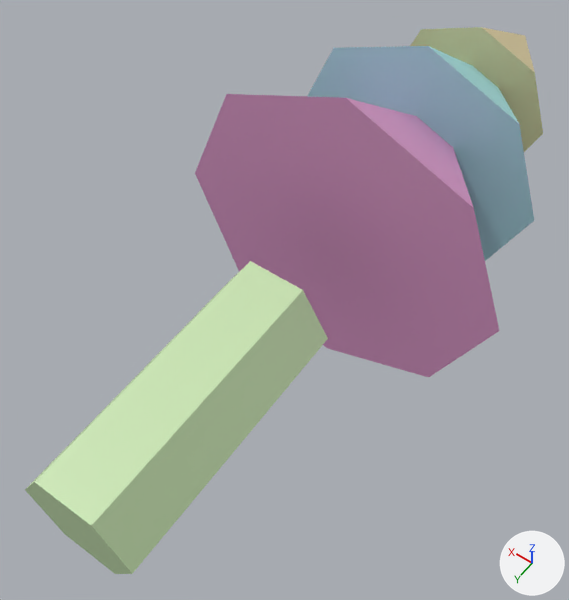
Two versions of the glTF model public/studio/v2.15.0/d_tree/model.glb, one commit apart.
One viewpoint serves both versions: a camera (50 mm lens) standing at (-1.62, 1.4, 3.58) and looking at (0.14, -1.07, -0.3). Lighting does not change. The marker at lower right points along +X, +Y and +Z. The older version comes first. Where no turn or scale is listed for an object, it has been applied to the vertices.

Names of what the first picture shows: 'part0', 'part1', 'part2', 'part3'.
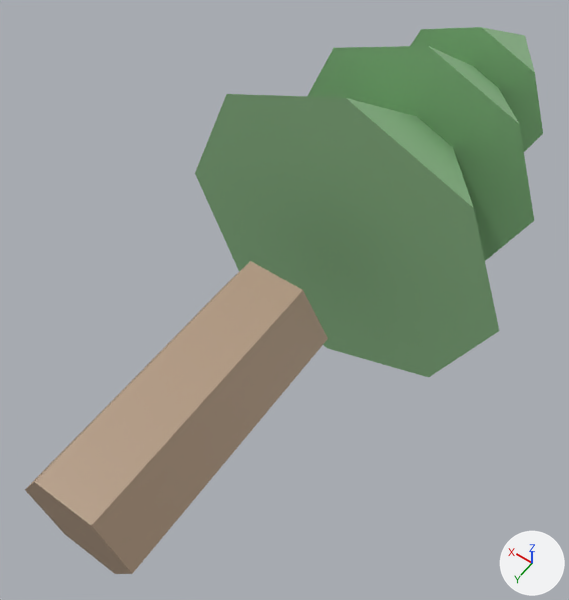
Boxes (x1, y1, x2, y2) around the edits, measured in the pictures (569 x 600 px):
part 1 of me_geometry_0, recoloured (green to beige): (25, 261, 328, 574) in both
part 2 of me_geometry_1, recoloured: (195, 94, 499, 377) in both
part 3 of me_geometry_2, recoloured (cyan to green): (307, 46, 534, 261) in both
part 4 of me_geometry_3, recoloured (darker): (410, 27, 543, 152) in both

The change, as a list of edits to the scene's bpy script:
```text
Change me_geometry_0:
    where me_geometry_0.from_pydata(...)  # 14 vertices, 24 faces; spans x -0.35..0.35, y -0.8..0.8, z -0.3..0.3
    used by ob_part0; location = (0.0, 0.0, 0.0)
    me_geometry_0 part 1: 24 faces centred in x -0.29..0.29, y -0.8..0.8, z -0.3..0.3 are repainted in the vertex colours; the middle colour goes from green #cbe7b4 to beige #b29981
Change me_geometry_1:
    where me_geometry_1.from_pydata(...)  # 10 vertices, 16 faces; spans x -1.1..1.1, y -2.8..-1.4, z -1.1..1.1
    used by ob_part1; location = (0.0, 0.0, 0.0)
    me_geometry_1 part 2: 16 faces centred in x -0.63..0.63, y -1.87..-1.4, z -0.63..0.63 are repainted in the vertex colours; the middle colour goes from pink #e6a0d3 to green #94c490
Change me_geometry_2:
    where me_geometry_2.from_pydata(...)  # 10 vertices, 16 faces; spans x -0.9..0.9, y -3.5..-2.3, z -0.9..0.9
    used by ob_part2; location = (0.0, 0.0, 0.0)
    me_geometry_2 part 3: 16 faces centred in x -0.51..0.51, y -2.7..-2.3, z -0.51..0.51 are repainted in the vertex colours; the middle colour goes from cyan #adebec to green #94c490
Change me_geometry_3:
    where me_geometry_3.from_pydata(...)  # 10 vertices, 16 faces; spans x -0.6..0.6, y -4.1..-3.1, z -0.6..0.6
    used by ob_part3; location = (0.0, 0.0, 0.0)
    me_geometry_3 part 4: 16 faces centred in x -0.341..0.341, y -3.433..-3.1, z -0.341..0.341 are repainted in the vertex colours; the middle colour goes from beige #e3d3a3 to green #94c490
```
